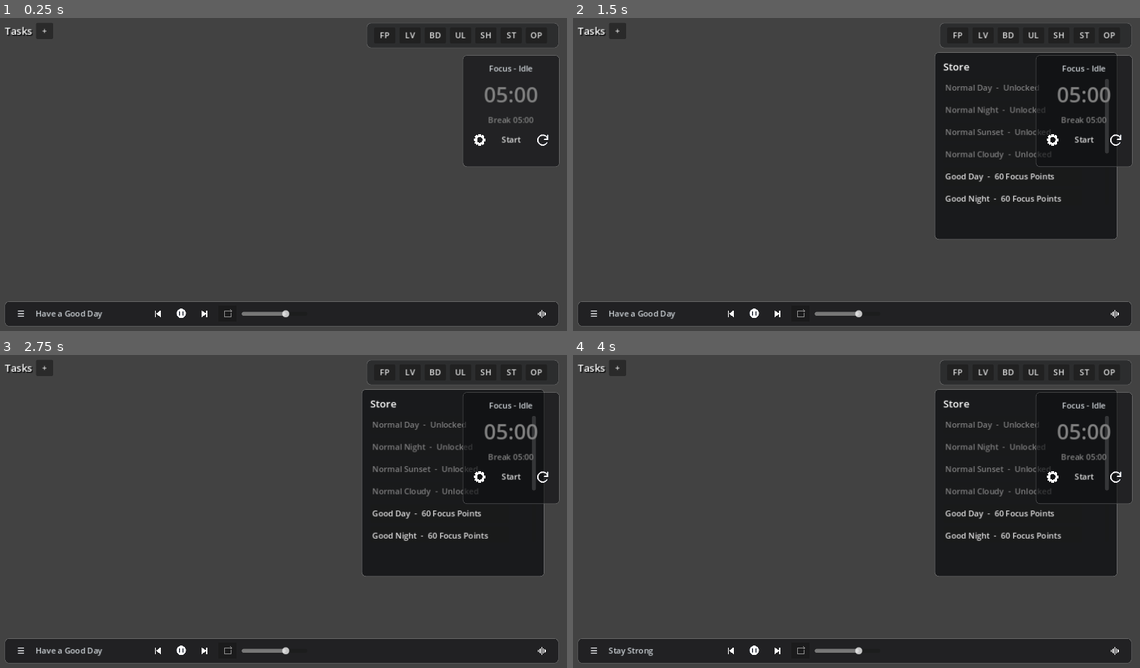
Above: before the commit, frames 1-4 (two rows, left to right).
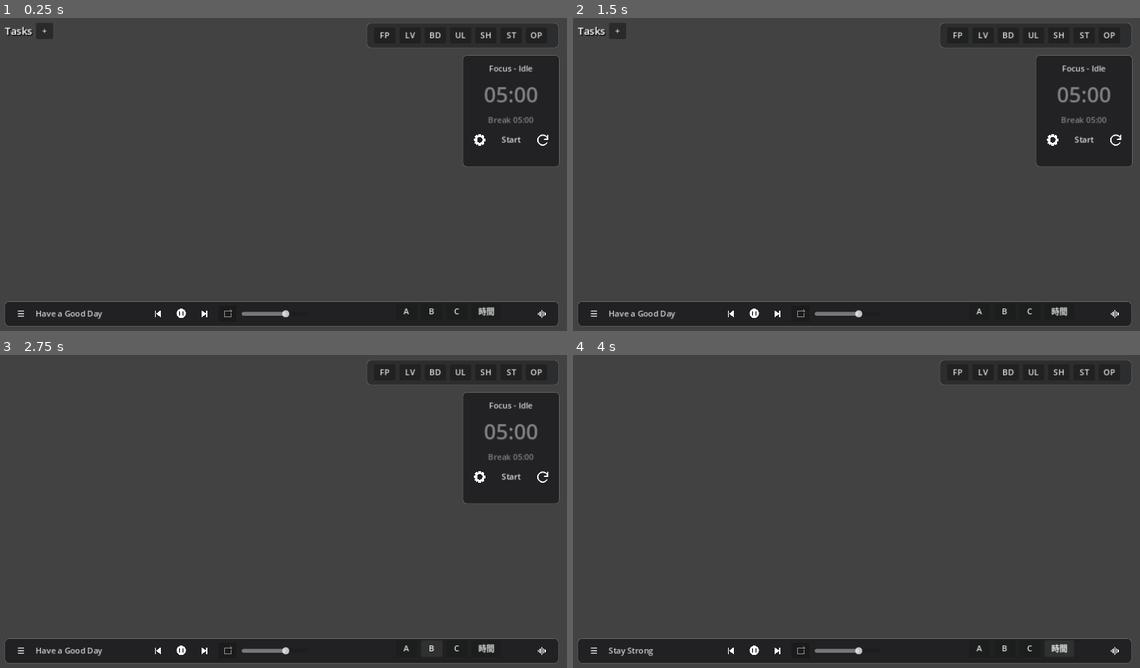
Above: after the commit, the same moments.

Repository: sango354/Pomodoro
Game: Godot game, scene res://scenes/main.tscn
Two runs of this game, one before a commit and one after it. Both use one fixed random seed, a clock stepped at 60 frames per second and the inputs below. Video files are missing from this copy of the repository; at most half a second of black plays in their place. Sound files missing from this copy of the repository are replaced by a short silence.
Inputs (mouse positions are in pixels of both pictures, inside the frame that each line leads up to):
- Up to frame 1 (0.25 s): no input
- Up to frame 2 (1.5 s): click "SH" at 0.5 s; click (981, 312) at 1.25 s, where only the run after the commit has a clickable "A"
- Up to frame 3 (2.75 s): click (430, 649) at 2 s, where only the run after the commit has a clickable "B"
- Up to frame 4 (4 s): click (1032, 649) at 2.75 s, where only the run after the commit has a clickable "C"; click (1060, 649) at 3.5 s, where only the run after the commit has a clickable "時間"

The runs differ from the first frame. In frame 1, 0.1% of the frame differs, in the area x 71-88%, y 92-96%; in frame 2, 13%; in frame 3, 14%; in frame 4, 19%, in the area x 0-99%, y 2-96%.

Commit message:
Add debug UI controls and store modal polish

Diff:
--- a/game/scripts/main_game.gd
+++ b/game/scripts/main_game.gd
@@ -90,6 +90,8 @@
 var ui_layer: CanvasLayer
 var app_container: Control
 var message_label: Label
+var top_bar: Control
+var bottom_mode_controls: Control
 var fp_label: Button
 var level_label: Button
 var bond_label: Button
@@ -118,6 +120,10 @@
 var unlocks_label: Button
 var store_button: Button
 var stats_button: Button
+var simple_mode_enabled := false
+var tasks_ui_visible := true
+var timer_ui_visible := true
+var manual_time_state := "day"
 
 
 func _ready() -> void:
@@ -125,6 +131,7 @@
 	background_defs = ContentUnlockService.load_background_defs()
 	localizer = LocalizationService.new(language_code)
 	_apply_time_context()
+	manual_time_state = _time_state_from_context()
 	_build_scene()
 	spine_background.load_selected_background()
 	_refresh_all()
@@ -145,6 +152,13 @@
 		return
 
 	_refresh_timer_ui()
+
+
+func _input(event: InputEvent) -> void:
+	if event is InputEventKey and event.pressed and not event.echo and event.keycode == KEY_F1:
+		currencies.focus_points = int(currencies.get("focus_points", 0)) + 100
+		_save_game()
+		_refresh_progress_ui()
 
 
 func _notification(what: int) -> void:
@@ -256,11 +270,13 @@
 	add_child(music_controller)
 	music_controller.state_changed.connect(_save_game)
 	music_controller.setup(layers, saved_music_path, music_loop, music_volume, localizer)
+	_build_bottom_mode_controls(layers)
 	_build_alarm_player()
 
 
 func _build_top_bar(parent: Control) -> void:
 	var bar := PanelContainer.new()
+	top_bar = bar
 	bar.name = "TopBar"
 	bar.anchor_left = 1.0
 	bar.anchor_top = 0.0
@@ -313,6 +329,50 @@
 	var option_button := option_controller.create_top_bar_button() as Button
 	row.add_child(option_button)
 	option_controller.refresh_text()
+
+
+func _build_bottom_mode_controls(parent: Control) -> void:
+	var panel := Control.new()
+	bottom_mode_controls = panel
+	panel.name = "BottomModeControls"
+	panel.z_index = 150
+	panel.anchor_left = 1.0
+	panel.anchor_top = 1.0
+	panel.anchor_right = 1.0
+	panel.anchor_bottom = 1.0
+	panel.offset_left = -330
+	panel.offset_top = -50
+	panel.offset_right = -64
+	panel.offset_bottom = 0
+	parent.add_child(panel)
+
+	var margin := MarginContainer.new()
+	margin.add_theme_constant_override("margin_left", 8)
+	margin.add_theme_constant_override("margin_right", 8)
+	margin.add_theme_constant_override("margin_top", 4)
+	margin.add_theme_constant_override("margin_bottom", 4)
+	panel.add_child(margin)
+
+	var row := HBoxContainer.new()
+	row.add_theme_constant_override("separation", 8)
+	margin.add_child(row)
+
+	var simple_button := _new_icon_button("A", "Simple Mode")
+	simple_button.pressed.connect(_toggle_simple_mode)
+	row.add_child(simple_button)
+
+	var tasks_button := _new_icon_button("B", "Tasks")
+	tasks_button.pressed.connect(_toggle_tasks_ui)
+	row.add_child(tasks_button)
+
+	var timer_button := _new_icon_button("C", "Pomodoro")
+	timer_button.pressed.connect(_toggle_timer_ui)
+	row.add_child(timer_button)
+
+	var time_button := _new_icon_button("時間", "Time")
+	time_button.custom_minimum_size = Vector2(58, 32)
+	time_button.pressed.connect(_cycle_time_context)
+	row.add_child(time_button)
 
 
 func _build_stats_overlay(parent: Control) -> void:
@@ -887,6 +947,68 @@
 	stats_label.visible = not stats_label.visible
 
 
+func _toggle_simple_mode() -> void:
+	simple_mode_enabled = not simple_mode_enabled
+	_apply_ui_visibility()
+
+
+func _toggle_tasks_ui() -> void:
+	tasks_ui_visible = not tasks_ui_visible
+	_apply_ui_visibility()
+
+
+func _toggle_timer_ui() -> void:
+	timer_ui_visible = not timer_ui_visible
+	_apply_ui_visibility()
+
+
+func _apply_ui_visibility() -> void:
+	if top_bar != null:
+		top_bar.visible = not simple_mode_enabled
+	if stats_label != null:
+		stats_label.visible = false if simple_mode_enabled else stats_label.visible
+	if option_controller != null and simple_mode_enabled and option_controller.has_method("hide"):
+		option_controller.hide()
+	if store_controller != null and simple_mode_enabled and store_controller.has_method("hide_store"):
+		store_controller.hide_store()
+	if result_controller != null and simple_mode_enabled and result_controller.has_method("hide_result"):
+		result_controller.hide_result()
+	if music_controller != null and music_controller.has_method("set_ui_visible"):
+		music_controller.set_ui_visible(not simple_mode_enabled)
+	if task_controller != null and task_controller.has_method("set_panel_visible"):
+		task_controller.set_panel_visible(tasks_ui_visible)
+	if timer_rail != null and timer_rail.has_method("set_panel_visible"):
+		timer_rail.set_panel_visible(timer_ui_visible)
+	if timer_settings != null and timer_settings.has_method("hide") and (simple_mode_enabled or not timer_ui_visible):
+		timer_settings.hide()
+	if companion_controller != null and simple_mode_enabled:
+		_hide_break_interaction()
+		_hide_ambient_prompt()
+	if break_media_controller != null and simple_mode_enabled:
+		_stop_break_media()
+
+
+func _cycle_time_context() -> void:
+	match manual_time_state:
+		"day":
+			manual_time_state = "sunfall"
+			selected_context.time = "sunfall"
+			selected_context.weather = "clear"
+		"sunfall":
+			manual_time_state = "night"
+			selected_context.time = "night"
+			selected_context.weather = "clear"
+		"night":
+			manual_time_state = "cloudy"
+			selected_context.time = "day"
+			selected_context.weather = "rain"
+		_:
+			manual_time_state = "day"
+			selected_context.time = "day"
+			selected_context.weather = "clear"
+	spine_background.load_selected_background()
+
+
 func _toggle_store_panel() -> void:
 	if store_controller == null:
 		return
@@ -1010,6 +1132,13 @@
 		selected_context.time = "sunfall"
 	else:
 		selected_context.time = "day"
+	selected_context.weather = "clear"
+
+
+func _time_state_from_context() -> String:
+	if str(selected_context.get("weather", "clear")) == "rain":
+		return "cloudy"
+	return str(selected_context.get("time", "day"))
 
 
 func _context_id() -> String:
--- a/game/scripts/music_player_controller.gd
+++ b/game/scripts/music_player_controller.gd
@@ -12,6 +12,7 @@
 const ICON_PREVIOUS_PATH := "res://assets/icons/previous.png"
 
 var music_player: AudioStreamPlayer
+var music_bar: Control
 var music_files: Array[String] = []
 var current_music_index := -1
 var saved_music_path := ""
@@ -48,8 +49,16 @@
 	}
 
 
+func set_ui_visible(is_visible: bool) -> void:
+	if music_bar != null:
+		music_bar.visible = is_visible
+	if music_list_panel != null:
+		music_list_panel.visible = false if not is_visible else music_list_panel.visible
+
+
 func _build_bottom_bar(parent: Control) -> void:
 	var bar := PanelContainer.new()
+	music_bar = bar
 	bar.anchor_left = 0.0
 	bar.anchor_top = 1.0
 	bar.anchor_right = 1.0
--- a/game/scripts/option_panel_controller.gd
+++ b/game/scripts/option_panel_controller.gd
@@ -30,6 +30,11 @@
 func toggle_visible() -> void:
 	_raise_option_panel()
 	option_panel.visible = not option_panel.visible
+
+
+func hide() -> void:
+	if option_panel != null:
+		option_panel.visible = false
 
 
 func refresh_text() -> void:
--- a/game/scripts/store_panel_controller.gd
+++ b/game/scripts/store_panel_controller.gd
@@ -37,6 +37,7 @@
 	status_label.text = ""
 	panel.visible = true
 	dismiss_layer.visible = true
+	_raise_to_front()
 
 
 func hide_store() -> void:
@@ -83,6 +84,7 @@
 	dismiss_layer.visible = false
 	dismiss_layer.text = ""
 	dismiss_layer.focus_mode = Control.FOCUS_NONE
+	dismiss_layer.z_index = 180
 	dismiss_layer.set_anchors_preset(Control.PRESET_FULL_RECT)
 	dismiss_layer.pressed.connect(hide_store)
 	parent.add_child(dismiss_layer)
@@ -91,14 +93,15 @@
 func _build_panel(parent: Control) -> void:
 	panel = PanelContainer.new()
 	panel.name = "StorePanel"
-	panel.anchor_left = 1.0
-	panel.anchor_top = 0.0
-	panel.anchor_right = 1.0
-	panel.anchor_bottom = 0.0
-	panel.offset_left = -390
-	panel.offset_top = 58
-	panel.offset_right = -28
-	panel.offset_bottom = 430
+	panel.anchor_left = 0.5
+	panel.anchor_top = 0.5
+	panel.anchor_right = 0.5
+	panel.anchor_bottom = 0.5
+	panel.offset_left = -190
+	panel.offset_top = -210
+	panel.offset_right = 190
+	panel.offset_bottom = 210
+	panel.z_index = 200
 	panel.add_theme_stylebox_override("panel", _new_panel_style(0.78))
 	parent.add_child(panel)
 
@@ -138,6 +141,7 @@
 	confirm_dismiss_layer.visible = false
 	confirm_dismiss_layer.text = ""
 	confirm_dismiss_layer.focus_mode = Control.FOCUS_NONE
+	confirm_dismiss_layer.z_index = 220
 	confirm_dismiss_layer.set_anchors_preset(Control.PRESET_FULL_RECT)
 	confirm_dismiss_layer.pressed.connect(_hide_confirm)
 	parent.add_child(confirm_dismiss_layer)
@@ -152,6 +156,7 @@
 	confirm_panel.offset_top = -92
 	confirm_panel.offset_right = 170
 	confirm_panel.offset_bottom = 92
+	confirm_panel.z_index = 240
 	confirm_panel.add_theme_stylebox_override("panel", _new_panel_style(0.9))
 	confirm_panel.visible = false
 	parent.add_child(confirm_panel)
@@ -250,6 +255,15 @@
 	purchase_requested.emit(content_id)
 
 
+func _raise_to_front() -> void:
+	for node in [dismiss_layer, panel, confirm_dismiss_layer, confirm_panel]:
+		if node == null:
+			continue
+		var parent: Node = node.get_parent()
+		if parent != null:
+			parent.move_child(node, parent.get_child_count() - 1)
+
+
 func _new_panel_style(alpha: float) -> StyleBoxFlat:
 	var style := StyleBoxFlat.new()
 	style.bg_color = Color(0.055, 0.06, 0.068, alpha)
--- a/game/scripts/task_panel_controller.gd
+++ b/game/scripts/task_panel_controller.gd
@@ -10,6 +10,7 @@
 const TASK_ITEM_WIDTH := 258
 
 var tasks: Array = []
+var task_panel: Control
 var task_list: VBoxContainer
 var tasks_title_label: Label
 var add_task_button: Button
@@ -95,6 +96,11 @@
 		row.add_child(archive)
 
 
+func set_panel_visible(is_visible: bool) -> void:
+	if task_panel != null:
+		task_panel.visible = is_visible
+
+
 func create_task(title: String) -> void:
 	var task := TaskService.create_task(tasks, title)
 	if task.is_empty():
@@ -132,6 +138,7 @@
 
 func _build_task_panel(parent: Control) -> void:
 	var box := VBoxContainer.new()
+	task_panel = box
 	box.anchor_left = 0.0
 	box.anchor_top = 0.0
 	box.anchor_right = 0.0
--- a/game/scripts/timer_rail_controller.gd
+++ b/game/scripts/timer_rail_controller.gd
@@ -13,6 +13,7 @@
 const TIMER_INACTIVE_COLOR := Color(0.5, 0.5, 0.5, 1)
 
 var timer_label: Label
+var timer_panel: Control
 var break_time_label: Label
 var phase_label: Label
 var primary_timer_button: Button
@@ -101,8 +102,14 @@
 		reset_button.tooltip_text = _tr("timer.reset")
 
 
+func set_panel_visible(is_visible: bool) -> void:
+	if timer_panel != null:
+		timer_panel.visible = is_visible
+
+
 func _build_timer_rail(parent: Control) -> void:
 	var panel := _new_panel()
+	timer_panel = panel
 	panel.name = "TimerRail"
 	panel.anchor_left = 1.0
 	panel.anchor_top = 0.0
Not shown, changed: docs/product-spec/engineering/current-progress.md
Not shown, changed: docs/product-spec/engineering/manual-qa-checklist.md
